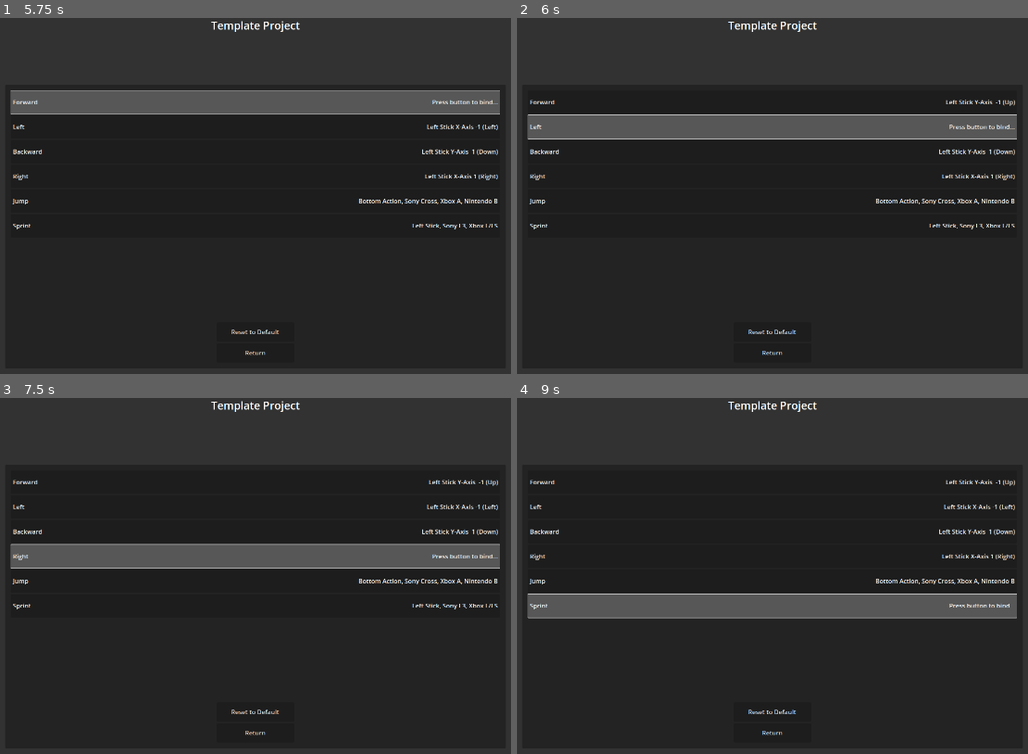
Above: before the commit, frames 1-4 (two rows, left to right).
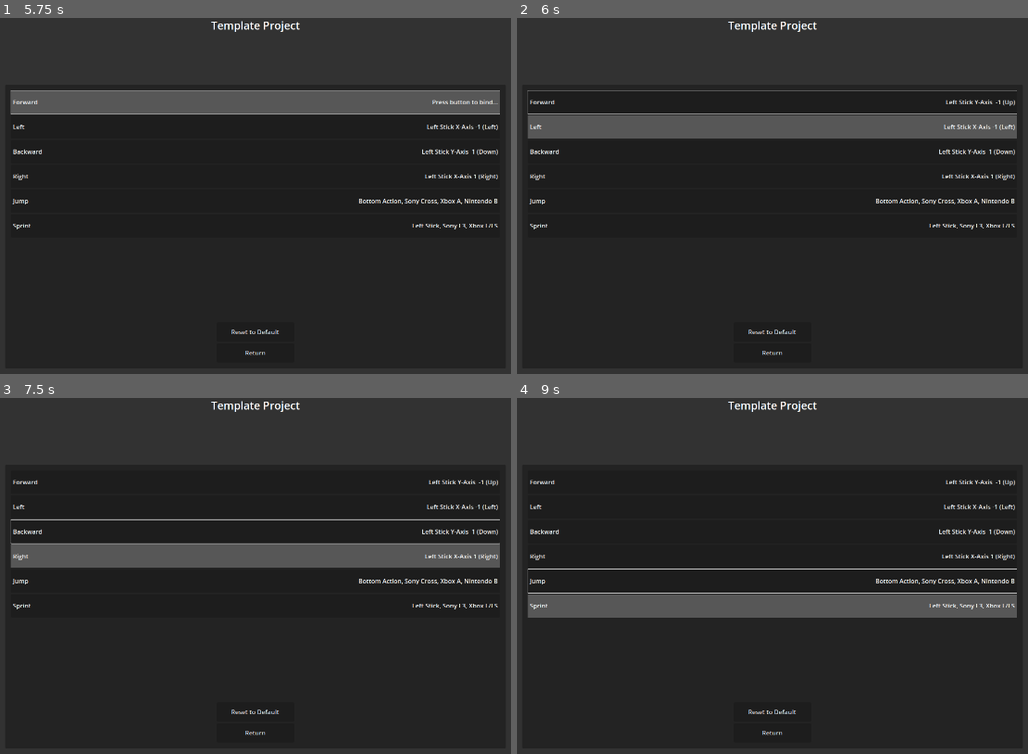
Above: after the commit, the same moments.

Repository: Kidcredible300/template-project
Game: Godot game, scene res://scenes/menu/main_menu.tscn
Same seed, same stepped clock (60 frames per second), same inputs: the game is played once before the commit and once after it.
Inputs (mouse positions are in pixels of both pictures, inside the frame that each line leads up to):
- Up to frame 1 (5.75 s): click "Start" at 0.5 s; click "Start" at 1.25 s; click "Options" at 2 s; click "Windowed" at 2.75 s; click "Keyboard Bindings" at 3.5 s; click "Gamepad Bindings" at 4.25 s; click (255, 103) at 5 s
- Up to frame 2 (6 s): click (772, 128) at 5.77 s
- Up to frame 3 (7.5 s): click (255, 533) at 6.52 s; click (255, 554) at 7.27 s
- Up to frame 4 (9 s): click (772, 579) at 8.02 s; click (772, 604) at 8.77 s

Frame 1 is identical in both runs. In frame 2, 1.1% of the frame differs, in the area x 1-98%, y 20-35%; in frame 3, 1.4%, in the area x 1-98%, y 34-48%; in frame 4, 1.1%.

Commit message:
Fixed a weird error where gamepad joystick events would register incorrectly.

Diff:
--- a/scripts/menu/settings/input_settings.gd
+++ b/scripts/menu/settings/input_settings.gd
@@ -26,6 +26,7 @@
 @onready var action_list = $"MarginContainer/VBoxContainer/ScrollContainer/Action List"
 
 func _ready() -> void:
+	print(Input.get_connected_joypads())
 	_load_bindings()
 	_make_input_dictionary()
 	_create_action_list()
@@ -71,14 +72,21 @@
 
 func _input(event: InputEvent) -> void:
 	if is_remapping:
+		if event is InputEventJoypadMotion and abs(event.axis_value) < 0.5:
+			accept_event()
+			return
 		if input_set in keyboard_sets:
 			if event.get_class() in ["InputEventKey", "InputEventMouseButton"]:
 				_remap(event)
+			elif event is InputEventMouseMotion:
+				return
 			else:
 				_finish_mapping()
 		if input_set in gamepad_sets:
 			if event.get_class() in ["InputEventJoypadButton", "InputEventJoypadMotion"]:
 				_remap(event)
+			elif event is InputEventMouseMotion:
+				return
 			else:
 				_finish_mapping()
 		accept_event()
@@ -88,6 +96,12 @@
 	# Avoid double clicks
 	if event is InputEventMouseButton and event.double_click:
 		event.double_click = false
+	# Avoid a weird error with gamepad joysticks
+	if event is InputEventJoypadMotion:
+		if event.axis_value < 0:
+			event.axis_value = -1
+		if event.axis_value > 0:
+			event.axis_value = 1
 	var events : Array = InputMap.action_get_events(action_to_remap)
 	InputMap.action_erase_events(action_to_remap)
 	for i : int in range(events.size()):
